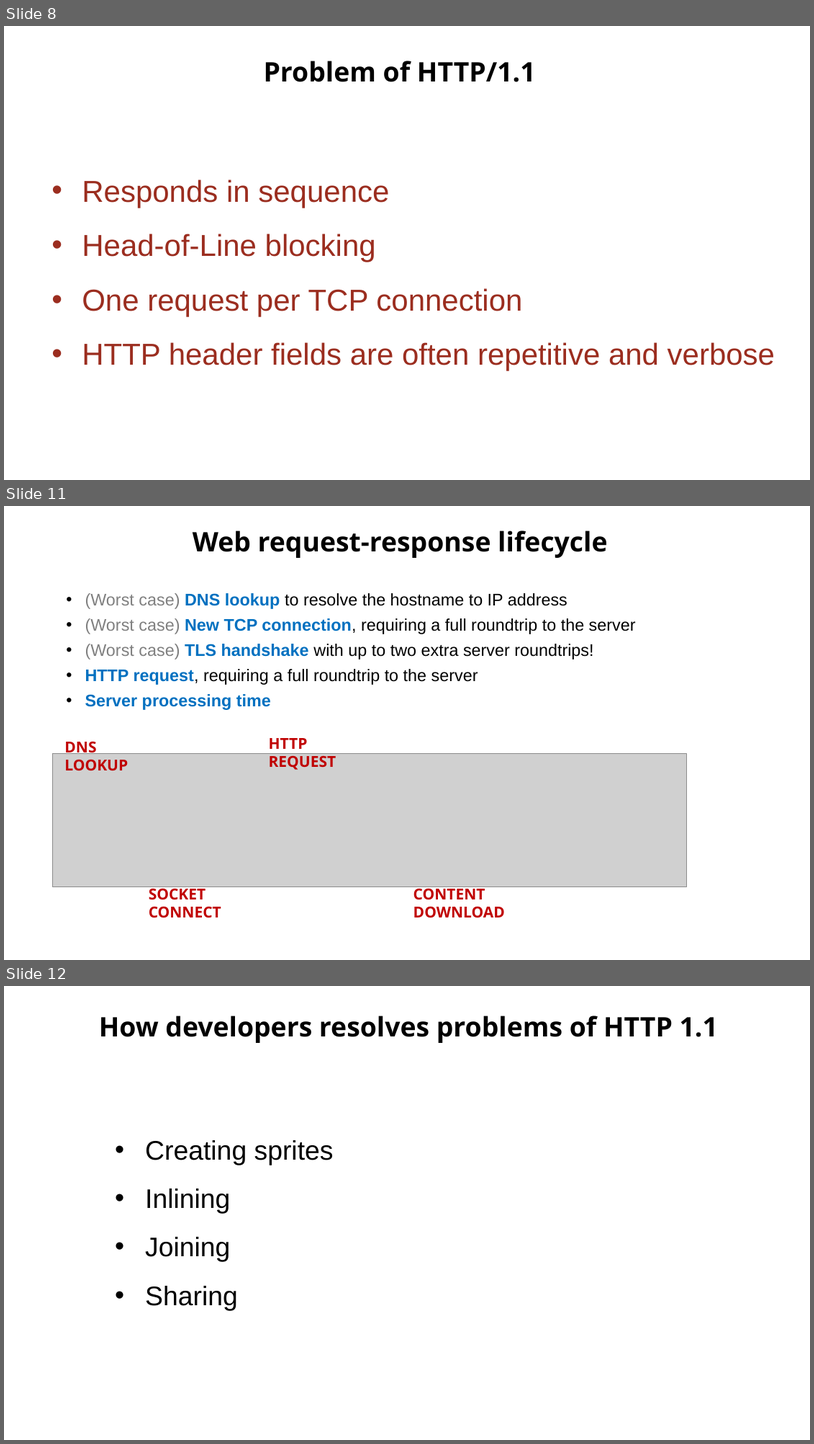
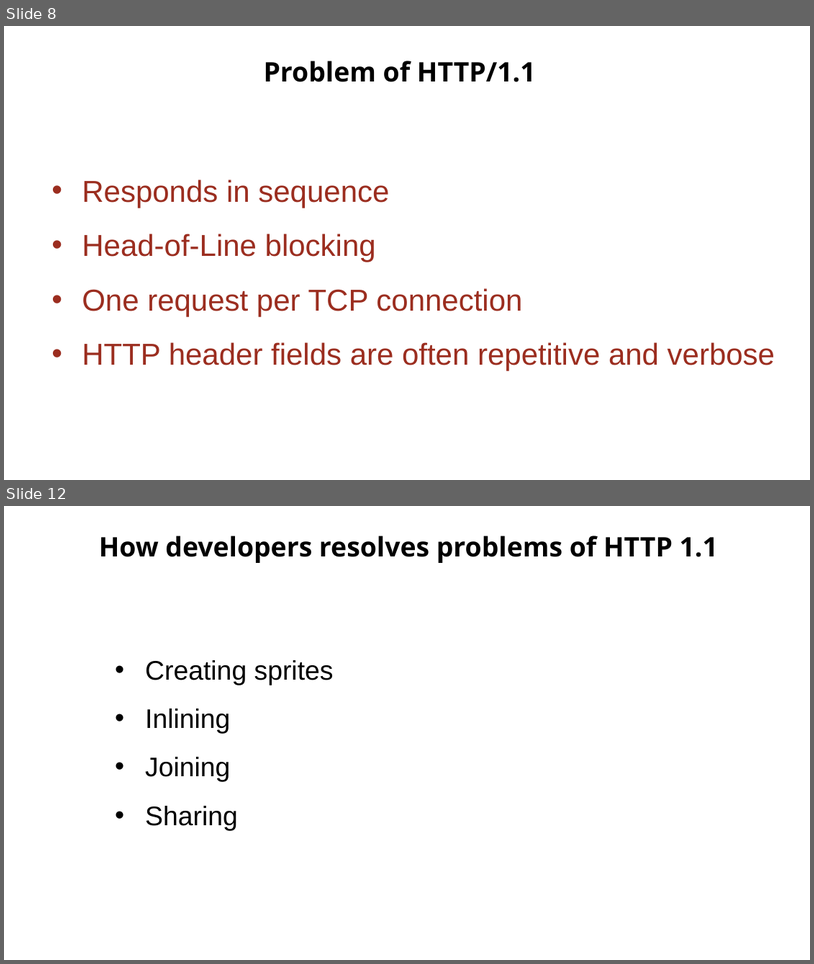
Before and after one commit to Zenon8/http2-inv, a slide deck: presentation/Http2 - Kotlin.pptx. Shown one above the other, each under a label of ours: slides 8, 11 and 12 before the commit, slides 8 and 12 after it; the slides between them are not shown. The pictures are 814x1444 and 814x964 pixels, drawn with LibreOffice and Linux fonts; fonts in the diff are those of the drawing; grey boxes stand for pictures; background and template pictures are left out. Boxes give left, top, right and bottom in pixels: in the first picture for what was removed or moved away, otherwise in the second. Text is boxed around its words. In the diff, an @@ line names an element or a change of style, - is before the commit and + after.

```diff
--- a/presentation/Http2 - Kotlin.pptx
+++ b/presentation/Http2 - Kotlin.pptx
@@ slide 11 removed at (x1=4, y1=506, x2=810, y2=960), background #FFFFFF; not listed: 1 template element that a slide beside it also shows @@
@@ text removed at (x1=193, y1=530, x2=607, y2=558) @@
-Web request-response lifecycle
@@ text removed at (x1=85, y1=593, x2=636, y2=710) @@
-• (Worst case) DNS lookup to resolve the hostname to IP address
-• (Worst case) New TCP connection, requiring a full roundtrip to the server
-• (Worst case) TLS handshake with up to two extra server roundtrips!
-• HTTP request, requiring a full roundtrip to the server
-• Server processing time
@@ group removed at (x1=52, y1=738, x2=687, y2=918): 4 texts, 1 picture @@
-DNS LOOKUP
-HTTP REQUEST
-SOCKET CONNECT
-CONTENT DOWNLOAD
```
Also in this commit, not shown: 8 slides changed, 7 slides added, 4 other slides removed, 2 other files.
